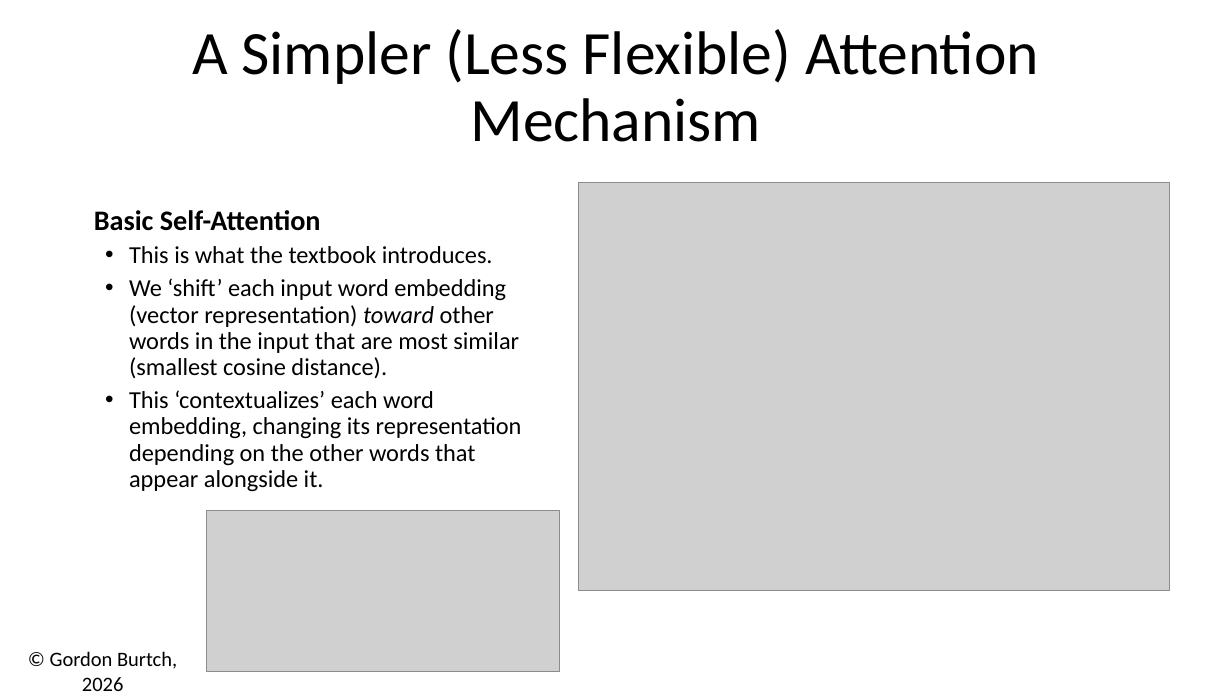
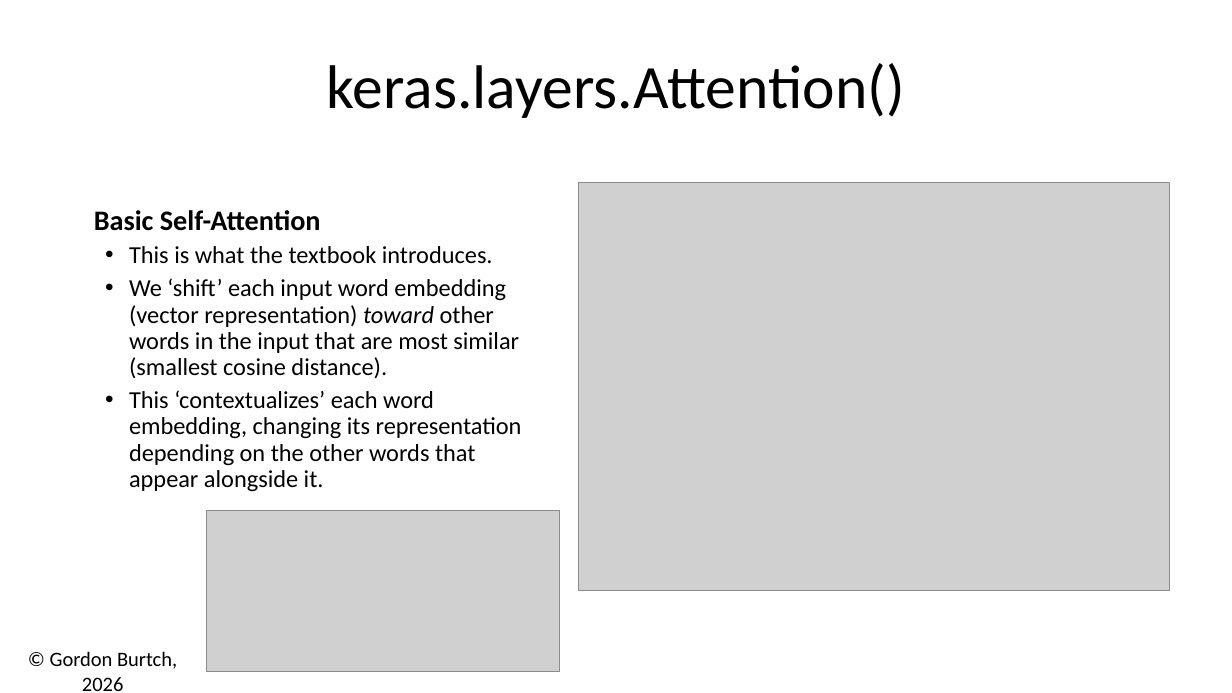
Before and after one commit to gburtch/BA510-2026, a slide deck: slide 13 of Week 9/9.1 - Attention and Transformers.pptx (slide 14 before the commit). Drawn at 1232x693 pixels with LibreOffice and Linux fonts; fonts in the diff are those of the drawing; grey boxes stand for pictures. Boxes give left, top, right and bottom in pixels: in the first picture for what was removed or moved away, otherwise in the second. Text is boxed around its words. In the diff, an @@ line names an element or a change of style, - is before the commit and + after.

```diff
--- a/Week 9/9.1 - Attention and Transformers.pptx
+++ b/Week 9/9.1 - Attention and Transformers.pptx
@@ text at bbox=[327, 63, 905, 118]: text changed @@
-A Simpler (Less Flexible) Attention Mechanism
+keras.layers.Attention()
```
Also in this commit, not shown: 3 other slides changed, 1 slide added, 2 slides removed, 3 other files.
